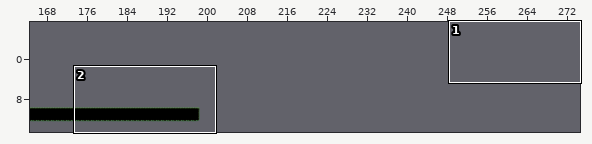
An edit to a level. Tiled map, Assets/Levels/ModoAvancado/Tutorial Habilidades.tmx. The first picture is a wide view before the edit; the outline marks the close-up.
Close-up. The starting point:
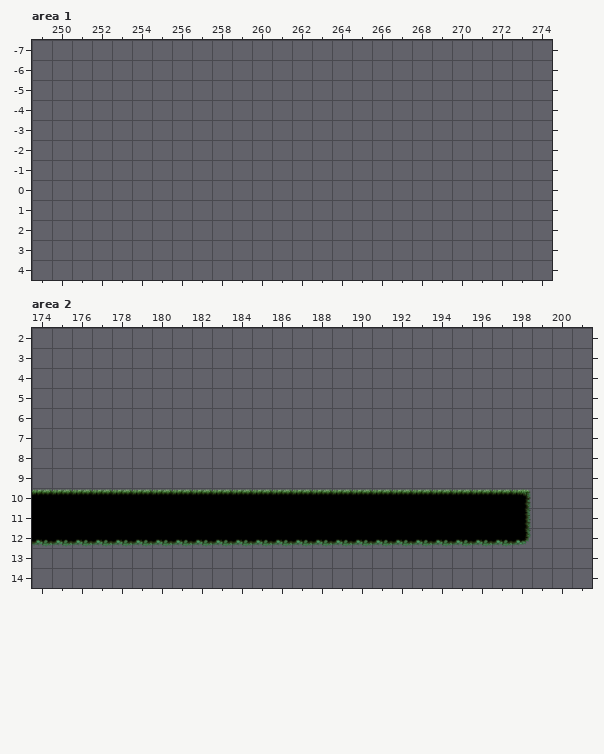
Cells are 128x128 px. Shown: area 1 x 249..274, y -7..4; area 2 x 174..201, y 2..14. The commit also changed other parts of the map, which this record leaves out. The old version is drawn lined up with the new one.
After the commit:
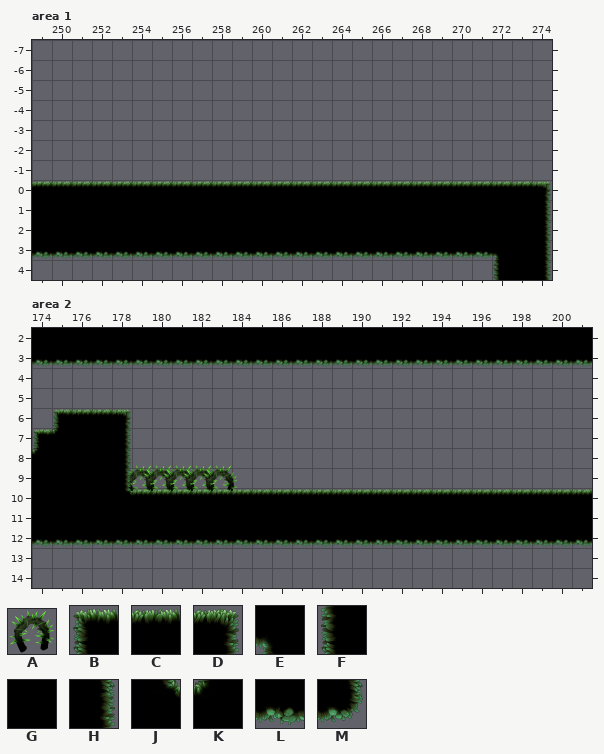
Key: from "MossyDecorations": A 43 "Spike03"; from "MossyTileSet": B 0, C 1, D 2, E 5, F 7, G 8, H 9, J 11, K 12, L 15, M 16.
_ is an empty cell.
Objects are placed by their top-left corner, in cells (3,4 is the top-left corner of cell 3,4); size is 1x1 cell unless given.
Change:
map size 200x50 -> 275x13 cells (old content now starts at 0,-17; both pictures use the new coordinates)
Layer "Camada de Blocos 1", area 1:
y 0: x 249..274 __________________________ -> CCCCCCCCCCCCCCCCCCCCCCCCCD
y 1..2: x 249..274 __________________________ -> GGGGGGGGGGGGGGGGGGGGGGGGGH
y 3: x 249..274 __________________________ -> LLLLLLLLLLLLLLLLLLLLLLLEGH
y 4: x 272..274 ___ -> FGH
Layer "Decorations", area 2:
added: A "Spike03" at 178.5,8.8 size 1.9x1.8
added: A "Spike03" at 179.5,8.8 size 1.9x1.8
added: A "Spike03" at 180.5,8.8 size 1.9x1.8
added: A "Spike03" at 181.5,8.8 size 1.9x1.8
added: A "Spike03" at 182.5,8.8 size 1.9x1.8
Layer "Camada de Blocos 1", area 2:
y 2: x 174..201 ____________________________ -> GGGGGGGGGGGGGGGGGGGGGGGGGGGG
y 3: x 174..201 ____________________________ -> LLLLLLLLLLLLLLLLLLLLLLLLLLLL
y 6: x 175..178 ____ -> BCCD
y 7: x 174..178 _____ -> BKGGH
y 8: x 174..178 _____ -> KGGGH
y 9: x 174..178 _____ -> GGGGH
y 10: x 174..178 CCCCC -> GGGGJ; x 198..201 D___ -> CCCC
y 11: x 198..201 H___ -> GGGG
y 12: x 198..201 M___ -> LLLL
Boxes around the changes in both close-ups, in picture pixels (x1, y1, x2, y2):
added: (32, 181, 551, 280)
added: (32, 328, 592, 367)
changed: (32, 409, 238, 495)
changed: (520, 489, 592, 547)
